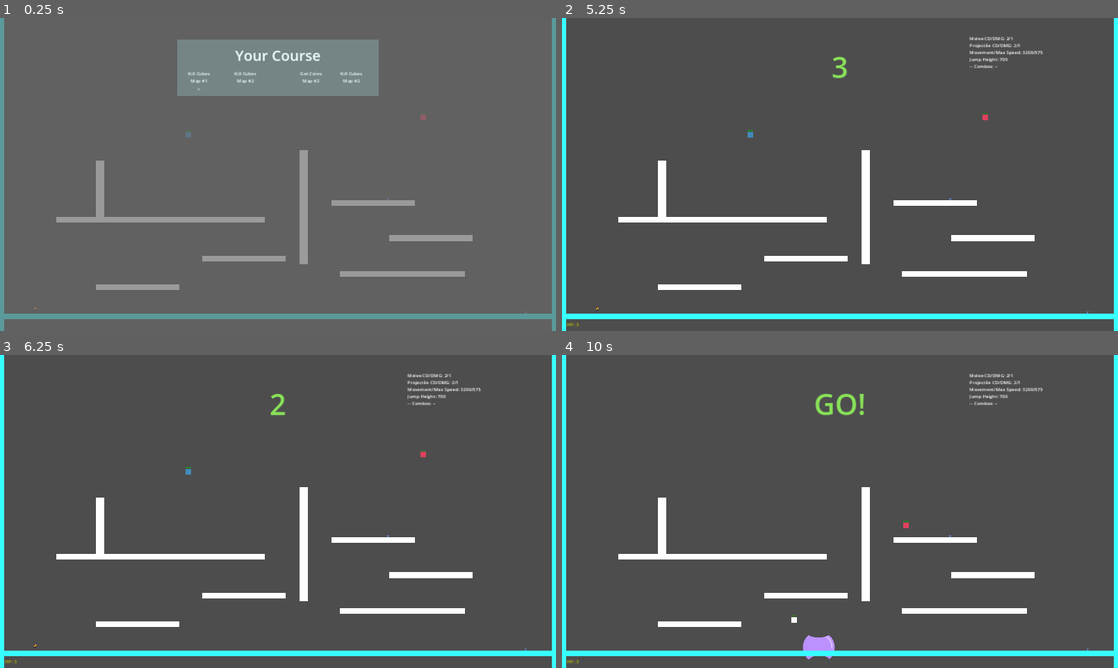
Above: before the commit, frames 1-4 (two rows, left to right).
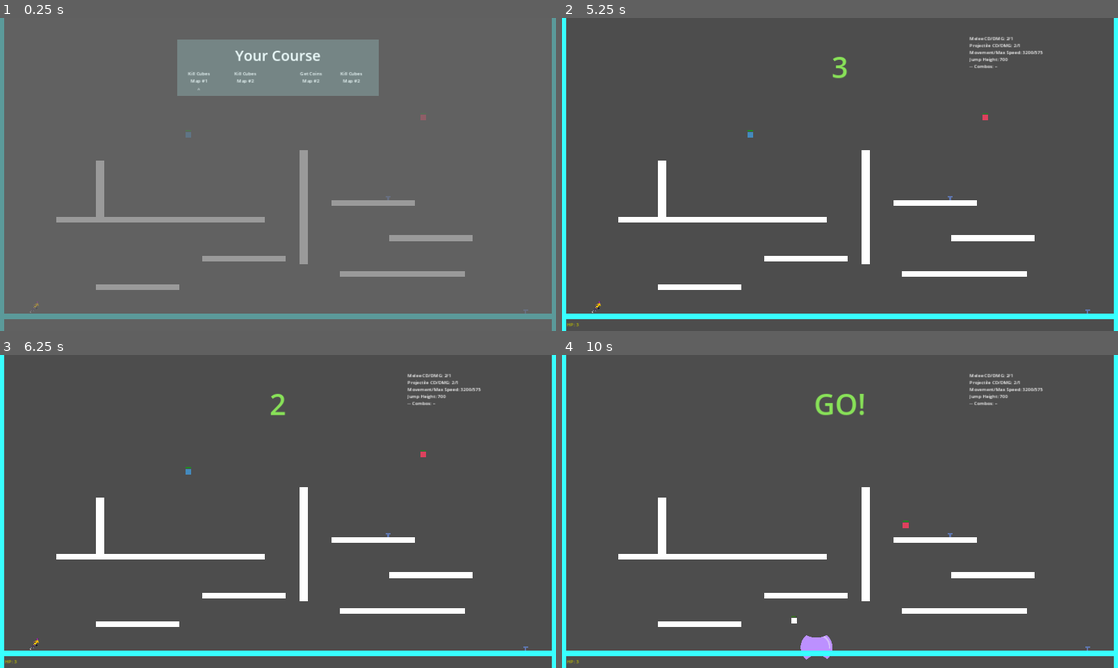
Above: after the commit, the same moments.

Repository: francoislg/broken-roguelike
Game: Godot game, scene res://Scene.tscn
Same seed, same stepped clock (60 frames per second), same inputs: the game is played once before the commit and once after it.
Inputs:
- Up to frame 1 (0.25 s): no input
- Up to frame 2 (5.25 s): tap Enter at 0.5, 2, 3.5 s; hold Right (RIGHT) 0.53-2.03 s; tap Down (FALL) every 0.75 s from 0.6 to 5.1 s; tap Up (JUMP) at 0.77, 1.52, 3.02, 3.77, 4.52 s; tap Space at 1.25, 2.75, 4.25 s; hold A (LEFT) 2.03-2.78 s; hold Right (RIGHT) 2.78-4.28 s; hold A (LEFT) 4.28-5.03 s; hold Right (RIGHT) from 5.03 s (still down)
- Up to frame 3 (6.25 s): release Right (RIGHT) at 5.78 s; hold A (LEFT) from 5.78 s (still down); tap Down (FALL) at 5.85 s; tap Up (JUMP) at 6.02 s
- Up to frame 4 (10 s): tap Down (FALL) every 0.75 s from 6.6 to 9.6 s; tap Up (JUMP) at 6.77, 7.52, 9.02, 9.77 s; release A (LEFT) at 7.28 s; hold Right (RIGHT) 7.28-9.53 s; hold A (LEFT) from 9.53 s (still down)

The runs differ from the first frame. In frame 1, less than 0.1% of the frame differs, in the area x 5-95%, y 56-95%; in frame 2, less than 0.1%; in frame 3, less than 0.1%; in frame 4, 0.1%, in the area x 41-95%, y 52-98%.
Error before the commit: Invalid access of index '2' on a base object of type: 'PackedStringArray'. (res://GlobalState.gd:150)
Error after the commit: Invalid access of index '2' on a base object of type: 'PackedStringArray'. (res://Global/GlobalState.gd:150)

Commit message:
* Generally make items bigger * Add names to timers * Move some files to Global, Character and Debugging * Change default respawn time to 5 sec * Fix window_size input

Diff:
--- a/Player.tscn
+++ b/Character/Player.tscn
@@ -1,6 +1,6 @@
 [gd_scene load_steps=30 format=3 uid="uid://c74ialgxy2ab7"]
 
-[ext_resource type="Script" path="res://PlayerMovement.gd" id="1_gqhlo"]
+[ext_resource type="Script" path="res://Character/PlayerMovement.gd" id="1_gqhlo"]
 [ext_resource type="Texture2D" uid="uid://dvr3jo0ky2jp" path="res://run_animation/run-1.png" id="2_025k3"]
 [ext_resource type="Texture2D" uid="uid://7kprjir7b1oq" path="res://run_animation/run-2.png" id="3_puvk1"]
 [ext_resource type="Texture2D" uid="uid://cfriqed1wvd4l" path="res://run_animation/run-3.png" id="4_wxkpj"]
@@ -11,7 +11,7 @@
 [ext_resource type="Texture2D" uid="uid://bbgin8n10bajl" path="res://run_animation/run-8.png" id="9_nhfmb"]
 [ext_resource type="Script" path="res://Character/CharacterStats.gd" id="10_pmyef"]
 [ext_resource type="Script" path="res://Character/ProjectileSpawner.gd" id="11_jlnt7"]
-[ext_resource type="Script" path="res://DrawSolidCircle.gd" id="12_hk18l"]
+[ext_resource type="Script" path="res://Debuging/DrawSolidCircle.gd" id="12_hk18l"]
 [ext_resource type="Script" path="res://Character/HoldingFlags.gd" id="12_kiobk"]
 [ext_resource type="Texture2D" uid="uid://bwiw8r3rvcy0c" path="res://Character/Shield/frame_00_delay-0.1s.png" id="14_eht8k"]
 [ext_resource type="Texture2D" uid="uid://bl337oiohd2pj" path="res://Character/Shield/frame_01_delay-0.1s.png" id="15_mdubf"]
@@ -26,7 +26,7 @@
 [ext_resource type="Script" path="res://Character/Shield.gd" id="24_myaqt"]
 
 [sub_resource type="RectangleShape2D" id="RectangleShape2D_ywdt0"]
-size = Vector2(19, 23)
+size = Vector2(21.5979, 38.0625)
 
 [sub_resource type="SpriteFrames" id="SpriteFrames_3smmn"]
 animations = [{
@@ -61,10 +61,10 @@
 }]
 
 [sub_resource type="RectangleShape2D" id="RectangleShape2D_hrxyt"]
-size = Vector2(52, 50)
+size = Vector2(33, 51)
 
 [sub_resource type="RectangleShape2D" id="RectangleShape2D_udxmh"]
-size = Vector2(132, 130)
+size = Vector2(170, 168)
 
 [sub_resource type="SpriteFrames" id="SpriteFrames_prma6"]
 animations = [{
@@ -110,12 +110,12 @@
 script = ExtResource("1_gqhlo")
 
 [node name="CollisionShape2D" type="CollisionShape2D" parent="."]
-position = Vector2(-0.0979366, -0.437489)
+position = Vector2(1.20103, -7.96874)
 shape = SubResource("RectangleShape2D_ywdt0")
 
 [node name="AnimatedSprite2D" type="AnimatedSprite2D" parent="."]
-position = Vector2(-0.0979519, -3.9375)
-scale = Vector2(0.419776, 0.419776)
+position = Vector2(2, -15)
+scale = Vector2(0.777985, 0.777985)
 sprite_frames = SubResource("SpriteFrames_3smmn")
 
 [node name="AttackRangeArea" type="Area2D" parent="."]
@@ -123,6 +123,7 @@
 collision_mask = 20
 
 [node name="CollisionShape2D" type="CollisionShape2D" parent="AttackRangeArea"]
+position = Vector2(1.5, -10.5)
 shape = SubResource("RectangleShape2D_hrxyt")
 debug_color = Color(0.635294, 0.52549, 0.133333, 0.419608)
 
@@ -135,12 +136,12 @@
 debug_color = Color(0.690196, 0.458824, 0.541176, 0.419608)
 
 [node name="AttackCooldownBar" type="ProgressBar" parent="."]
-visible = false
-modulate = Color(0, 1, 0, 1)
-offset_left = -10.0
-offset_top = -16.0
-offset_right = 10.0
-offset_bottom = -12.0
+modulate = Color(0.898039, 0.772549, 1, 1)
+offset_left = -24.0
+offset_top = -29.0
+offset_right = -20.0
+offset_bottom = 16.0
+fill_mode = 3
 show_percentage = false
 
 [node name="CharacterStats" type="Node" parent="."]
--- a/PlayerMovement.gd
+++ b/Character/PlayerMovement.gd
@@ -32,21 +32,24 @@
 var receivedDamageFlashing = Timer.new()
 var receivedDamageEndTimer = Timer.new()
 var fallAttackGraceTimer = Timer.new()
+var isAttackingTimer = Timer.new()
 var canAttack = true
 var justUsedFallAttack = false
 var isOnDamageCooldown = false
+var isAttacking = false
 
 var hp := 3
 
 var picked_up_flags: Array[Flag] = []
 
 func _ready():
-	initTimer(movementStoppedTimer, 0.2, false, _on_timer_movement_stopped)
-	initTimer(attackCooldownTimer, playerVariables.meleeCooldown, true, _on_timer_attackcooldown_stopped)
-	initTimer(projectileTimer, playerVariables.projectileCooldown, false, _on_timer_projectile)
-	initTimer(receivedDamageFlashing, 0.1, false, _on_receive_damage_timer)
-	initTimer(receivedDamageEndTimer, 3, false, _on_receive_damage_end_timer)
-	initTimer(fallAttackGraceTimer, 0.5, true, func(): justUsedFallAttack = false)
+	add_child(Timers.initTimer(movementStoppedTimer, "movementStopped", 0.2, _on_timer_movement_stopped))
+	add_child(Timers.initOneShotTimer(attackCooldownTimer, "attackCooldown", playerVariables.meleeCooldown, _on_timer_attackcooldown_stopped))
+	add_child(Timers.initTimer(projectileTimer, "projectile", playerVariables.projectileCooldown, _on_timer_projectile))
+	add_child(Timers.initTimer(receivedDamageFlashing, "receivedDamageFlashing", 0.1, _on_receive_damage_timer))
+	add_child(Timers.initTimer(receivedDamageEndTimer, "receivedDamageEnd", 3, _on_receive_damage_end_timer))
+	add_child(Timers.initOneShotTimer(fallAttackGraceTimer, "fallAttackGrace", 0.5, func(): justUsedFallAttack = false))
+	add_child(Timers.initOneShotTimer(isAttackingTimer, "isAttacking", 0.5, func(): isAttacking = false))
 	projectileTimer.start()
 	emit_signal('player_hit', hp)
 
@@ -174,6 +177,9 @@
 		if enemies.size() > 0:
 			var playerHitDirection = (hit.position - position).normalized()
 			if canAttack:
+				isAttacking = true
+				isAttackingTimer.start()
+
 				canAttack = false
 				attackCooldownBar.show()
 				attackCooldownTimer.wait_time = playerVariables.meleeCooldown
@@ -188,13 +194,14 @@
 
 				stopMovementFor(0.2)
 
+				fallAttackGraceTimer.start()
+			elif not justUsedFallAttack:
+				on_receive_damage(playerHitDirection)
+
+			if isAttacking:
 				for enemy in enemies:
 					var enemyHitDirection = (enemy.position - position).normalized()
 					enemy.receive_damage(enemyHitDirection, playerVariables.meleeDamage)
-
-				fallAttackGraceTimer.start()
-			elif not justUsedFallAttack:
-				on_receive_damage(playerHitDirection)
 
 func on_receive_damage(hitDirection: Vector2):
 	isOnDamageCooldown = true
@@ -251,9 +258,3 @@
 
 func on_spring():
 	velocity.y = -playerVariables.jumpHeight * 2
-
-func initTimer(newTimer: Timer, waitTime: float, isOneShot: bool, onTimerEndFunction: Callable):
-	add_child(newTimer)
-	newTimer.wait_time = waitTime
-	newTimer.one_shot = isOneShot
-	newTimer.connect("timeout", onTimerEndFunction)
--- a/Character/Projectile.tscn
+++ b/Character/Projectile.tscn
@@ -1,7 +1,7 @@
 [gd_scene load_steps=6 format=3 uid="uid://dkp04mdqk7joh"]
 
 [ext_resource type="Script" path="res://Character/Projectile.gd" id="1_w6n2x"]
-[ext_resource type="Script" path="res://DrawSolidCircle.gd" id="2_qbjji"]
+[ext_resource type="Script" path="res://Debuging/DrawSolidCircle.gd" id="2_qbjji"]
 
 [sub_resource type="CircleShape2D" id="CircleShape2D_stc0n"]
 
@@ -20,10 +20,12 @@
 script = ExtResource("1_w6n2x")
 
 [node name="Circle" type="CollisionShape2D" parent="."]
+scale = Vector2(1, 0.5)
 shape = SubResource("CircleShape2D_stc0n")
 debug_color = Color(0.827451, 0.317647, 0.619608, 0.419608)
 script = ExtResource("2_qbjji")
 radius = 5.0
+color = Color(0.678431, 1, 0.184314, 1)
 
 [node name="AttackRangeArea" type="Area2D" parent="."]
 collision_layer = 8
--- a/Enemies/BaseEnemy.gd
+++ b/Enemies/BaseEnemy.gd
@@ -11,7 +11,7 @@
 @export var initialHp: float = 5
 
 @export_subgroup("Respawn")
-@export_range(0, 10, 0.1) var timeToRespawnInSec: float
+@export_range(0, 10, 0.1) var timeToRespawnInSec: float = 5
 @export var numberOfRespawns: int = -1
 @export var respawner: Node2D
 
@@ -39,11 +39,10 @@
 	collisionTimer.connect("timeout", _on_timer_collision_refresh)
 
 	if timeToRespawnInSec > 0:
-		add_child(respawnTimer)
 		respawnTimer.one_shot = true
 		respawnTimer.wait_time = timeToRespawnInSec;
 		respawnTimer.connect("timeout", respawn)
-		respawnTimer.process_mode = Node.PROCESS_MODE_ALWAYS
+		add_child(respawnTimer)
 
 func _process(_delta):
 	pass
@@ -76,9 +75,7 @@
 	else:
 		if remainingRespawns > 0:
 			remainingRespawns -= 1
-		visible = false
-		previousProcessMode = process_mode
-		process_mode = Node.PROCESS_MODE_DISABLED
+		disable()
 		if timeToRespawnInSec > 0:
 			respawnTimer.start()
 
@@ -87,8 +84,17 @@
 	velocity = Vector2.ZERO
 	hp = initialHp
 	update_progress_bar()
+	enable()
+
+func disable():
+	visible = false
+	set_collision_layer_value(3, false)
+	set_collision_mask_value(2, false)
+
+func enable():
 	visible = true
-	process_mode = previousProcessMode
+	set_collision_layer_value(3, true)
+	set_collision_mask_value(2, true)
 
 func _on_timer_collision_refresh():
 	#set_collision_mask_value(3, true)
--- a/Enemies/BasicDashingEnemy.tscn
+++ b/Enemies/BasicDashingEnemy.tscn
@@ -1,7 +1,7 @@
 [gd_scene load_steps=5 format=3 uid="uid://cfr7r3stmxy5q"]
 
 [ext_resource type="Script" path="res://Enemies/DashingEnemy.gd" id="1_m3421"]
-[ext_resource type="Script" path="res://DrawSolidCollision.gd" id="2_wpgwr"]
+[ext_resource type="Script" path="res://Debuging/DrawSolidCollision.gd" id="2_wpgwr"]
 [ext_resource type="PackedScene" uid="uid://be7ooiqeib5wb" path="res://Enemies/Debug/RespawnLine.tscn" id="3_mthfv"]
 
 [sub_resource type="RectangleShape2D" id="RectangleShape2D_qays3"]
--- a/Enemies/BasicFollowingEnemy.tscn
+++ b/Enemies/BasicFollowingEnemy.tscn
@@ -1,7 +1,7 @@
 [gd_scene load_steps=5 format=3 uid="uid://kpvuqsv3l53p"]
 
 [ext_resource type="Script" path="res://Enemies/FollowingEnemy.gd" id="1_vqfp6"]
-[ext_resource type="Script" path="res://DrawSolidCollision.gd" id="2_sqqvf"]
+[ext_resource type="Script" path="res://Debuging/DrawSolidCollision.gd" id="2_sqqvf"]
 [ext_resource type="PackedScene" uid="uid://be7ooiqeib5wb" path="res://Enemies/Debug/RespawnLine.tscn" id="3_kdmsm"]
 
 [sub_resource type="RectangleShape2D" id="RectangleShape2D_qays3"]
--- a/Enemies/BasicLeapingEnemy.tscn
+++ b/Enemies/BasicLeapingEnemy.tscn
@@ -1,7 +1,7 @@
 [gd_scene load_steps=5 format=3 uid="uid://dklsjrx6aa5bq"]
 
 [ext_resource type="Script" path="res://Enemies/LeapingEnemy.gd" id="1_sci0c"]
-[ext_resource type="Script" path="res://DrawSolidCollision.gd" id="2_5jt4m"]
+[ext_resource type="Script" path="res://Debuging/DrawSolidCollision.gd" id="2_5jt4m"]
 [ext_resource type="PackedScene" uid="uid://be7ooiqeib5wb" path="res://Enemies/Debug/RespawnLine.tscn" id="3_gx3eu"]
 
 [sub_resource type="RectangleShape2D" id="RectangleShape2D_qays3"]
--- a/Enemies/DashingEnemy.gd
+++ b/Enemies/DashingEnemy.gd
@@ -23,6 +23,7 @@
 
 func _ready():
 	super()
+	modeTimer.name = 'modeTimer'
 	modeTimer.one_shot = true
 	modeTimer.wait_time = 1
 	modeTimer.connect("timeout", nextMode)
--- a/GlobalState.gd
+++ b/Global/GlobalState.gd
@@ -87,7 +87,6 @@
 	state[States.SCREEN_REFRESH_RATE] = DisplayServer.screen_get_refresh_rate()
 	state[States.NUMBER_OF_DRIVES] = DirAccess.get_drive_count()
 	state[States.NUMBER_OF_CONTROLLERS] = Input.get_connected_joypads().size()
-	updateWindowPixels()
 
 	await dispose_threads(threads)
 
@@ -99,6 +98,7 @@
 	updateClock()
 	state[States.FPS] = Engine.get_frames_per_second()
 	state[States.ELAPSED_TIME] = round(Time.get_unix_time_from_system() - startTime)
+	updateWindowPixels()
 
 	await dispose_threads(threads)
 
@@ -108,7 +108,7 @@
 	call_deferred('emit_signal', 'state_updated')
 
 func updateWindowPixels():
-	var size = DisplayServer.window_get_max_size();
+	var size = DisplayServer.window_get_size();
 	state[States.WINDOW_PIXELS] = size.x * size.y;
 
 func updateInternetSpeed():
--- /dev/null
+++ b/Global/Timers.gd
@@ -0,0 +1,11 @@
+extends Node
+
+func initTimer(newTimer: Timer, timerName: String, waitTime: float, onTimerEndFunction: Callable):
+	newTimer.name = timerName
+	newTimer.wait_time = waitTime
+	newTimer.connect("timeout", onTimerEndFunction)
+	return newTimer
+
+func initOneShotTimer(newTimer: Timer, timerName: String, waitTime: float, onTimerEndFunction: Callable):
+	newTimer.one_shot = true
+	return initTimer(newTimer, timerName, waitTime, onTimerEndFunction)
--- a/HitDetection.gd
+++ /dev/null
@@ -1,12 +0,0 @@
-extends Node
-
-signal hit
-
-# Called when the node enters the scene tree for the first time.
-func _ready():
-	pass # Replace with function body.
-
-
-# Called every frame. 'delta' is the elapsed time since the previous frame.
-func _process(delta):
-	pass
--- a/Scene.tscn
+++ b/Scene.tscn
@@ -1,8 +1,8 @@
 [gd_scene load_steps=13 format=3 uid="uid://6uiqgf5rqvoe"]
 
-[ext_resource type="Script" path="res://DebugGameVariables.gd" id="1_pwqor"]
-[ext_resource type="PackedScene" uid="uid://c74ialgxy2ab7" path="res://Player.tscn" id="2_aembg"]
-[ext_resource type="Script" path="res://BindCameraToStageBounds.gd" id="4_l88su"]
+[ext_resource type="Script" path="res://Debuging/DebugGameVariables.gd" id="1_5hb26"]
+[ext_resource type="PackedScene" uid="uid://c74ialgxy2ab7" path="res://Character/Player.tscn" id="2_aembg"]
+[ext_resource type="Script" path="res://Character/BindCameraToStageBounds.gd" id="3_0an0f"]
 [ext_resource type="Script" path="res://Scenes/StagesManager.gd" id="5_kj1ve"]
 [ext_resource type="PackedScene" uid="uid://o58dvho4eff1" path="res://UI/Course.tscn" id="6_5onm0"]
 [ext_resource type="Script" path="res://UI/Countdown.gd" id="6_hmbah"]
@@ -22,7 +22,7 @@
 offset_right = 405.0
 offset_bottom = 634.0
 text = "Allo"
-script = ExtResource("1_pwqor")
+script = ExtResource("1_5hb26")
 
 [node name="Character" parent="." instance=ExtResource("2_aembg")]
 unique_name_in_owner = true
@@ -34,7 +34,7 @@
 limit_left = 0
 limit_top = 0
 position_smoothing_enabled = true
-script = ExtResource("4_l88su")
+script = ExtResource("3_0an0f")
 
 [node name="UI Stuff" type="CanvasLayer" parent="."]
 process_mode = 3
--- a/Stages/Area.tscn
+++ b/Stages/Area.tscn
@@ -1,7 +1,7 @@
 [gd_scene load_steps=3 format=3 uid="uid://daxnvwii14dnn"]
 
 [ext_resource type="Script" path="res://Stages/Area.gd" id="1_xkro6"]
-[ext_resource type="Script" path="res://DrawSolidCollision.gd" id="2_2dqdh"]
+[ext_resource type="Script" path="res://Debuging/DrawSolidCollision.gd" id="2_2dqdh"]
 
 [node name="Area" type="Area2D"]
 collision_layer = 16
--- a/Stages/BaseStage.tscn
+++ b/Stages/BaseStage.tscn
@@ -6,7 +6,7 @@
 [ext_resource type="Script" path="res://Stages/Behaviors/CaptureTheFlagStage.gd" id="4_h05u1"]
 [ext_resource type="Script" path="res://Stages/Behaviors/AreaControlStage.gd" id="5_cnf2b"]
 [ext_resource type="Script" path="res://Stages/FlagDestination.gd" id="6_sh677"]
-[ext_resource type="Script" path="res://DrawSolidCircle.gd" id="7_6cwpu"]
+[ext_resource type="Script" path="res://Debuging/DrawSolidCircle.gd" id="7_6cwpu"]
 [ext_resource type="PackedScene" uid="uid://dn0ma3hk1naix" path="res://Stages/Floor.tscn" id="8_6n6he"]
 [ext_resource type="PackedScene" uid="uid://bdk261jttat2w" path="res://Stages/Wall.tscn" id="9_u8ty2"]
 
--- a/Stages/Coin.tscn
+++ b/Stages/Coin.tscn
@@ -1,7 +1,7 @@
 [gd_scene load_steps=4 format=3 uid="uid://o3v3wdg0q66m"]
 
 [ext_resource type="Script" path="res://Stages/Coin.gd" id="1_j16bd"]
-[ext_resource type="Script" path="res://DrawSolidCircle.gd" id="2_xhxxv"]
+[ext_resource type="Script" path="res://Debuging/DrawSolidCircle.gd" id="2_46le3"]
 
 [sub_resource type="CircleShape2D" id="CircleShape2D_et5ss"]
 radius = 11.39
@@ -14,6 +14,6 @@
 [node name="CollisionShape2D" type="CollisionShape2D" parent="."]
 shape = SubResource("CircleShape2D_et5ss")
 debug_color = Color(0, 0.6, 0.701961, 0.419608)
-script = ExtResource("2_xhxxv")
+script = ExtResource("2_46le3")
 radius = 5.0
 color = Color(0.905882, 0.929412, 0.313726, 1)
--- a/Stages/Flag.tscn
+++ b/Stages/Flag.tscn
@@ -1,7 +1,7 @@
 [gd_scene load_steps=4 format=3 uid="uid://dlxru70euhnqr"]
 
 [ext_resource type="Script" path="res://Stages/Flag.gd" id="1_4a2ic"]
-[ext_resource type="Script" path="res://DrawSolidCircle.gd" id="2_i23er"]
+[ext_resource type="Script" path="res://Debuging/DrawSolidCircle.gd" id="2_i23er"]
 
 [sub_resource type="CircleShape2D" id="CircleShape2D_cw7uj"]
 
--- a/Stages/Floor.tscn
+++ b/Stages/Floor.tscn
@@ -1,7 +1,7 @@
 [gd_scene load_steps=4 format=3 uid="uid://dn0ma3hk1naix"]
 
 [ext_resource type="Script" path="res://Stages/FloorOrWall.gd" id="1_nyltn"]
-[ext_resource type="Script" path="res://DrawSolidCollision.gd" id="2_itkgk"]
+[ext_resource type="Script" path="res://Debuging/DrawSolidCollision.gd" id="2_itkgk"]
 
 [sub_resource type="RectangleShape2D" id="RectangleShape2D_hmdp8"]
 resource_local_to_scene = true
--- a/Stages/Props/Spring.tscn
+++ b/Stages/Props/Spring.tscn
@@ -3,7 +3,7 @@
 [ext_resource type="Script" path="res://Stages/Props/Spring.gd" id="1_cq3wl"]
 
 [sub_resource type="RectangleShape2D" id="RectangleShape2D_kc0l3"]
-size = Vector2(10, 9)
+size = Vector2(10, 15)
 
 [node name="Spring" type="StaticBody2D"]
 collision_layer = 16
@@ -11,18 +11,19 @@
 script = ExtResource("1_cq3wl")
 
 [node name="CollisionShape2D" type="CollisionShape2D" parent="."]
-position = Vector2(0, 0.5)
+position = Vector2(0, -2.5)
 shape = SubResource("RectangleShape2D_kc0l3")
 
 [node name="ColorRect" type="ColorRect" parent="."]
 offset_left = -3.0
-offset_top = -2.0
+offset_top = -6.0
 offset_right = 3.0
 offset_bottom = 5.0
 color = Color(0.372549, 0.466667, 0.694118, 1)
 
 [node name="ColorRect2" type="ColorRect" parent="."]
-offset_left = -4.0
-offset_top = -3.0
-offset_right = 4.0
+offset_left = -8.0
+offset_top = -10.0
+offset_right = 8.0
+offset_bottom = -4.0
 color = Color(0.372549, 0.466667, 0.694118, 1)
--- a/Stages/Stage1.tscn
+++ b/Stages/Stage1.tscn
@@ -84,18 +84,15 @@
 position = Vector2(822, 1402)
 stage_layer = 5
 initialHp = 1.0
-timeToRespawnInSec = 1.0
 respawner = NodePath("../../Respawners/Respawn1")
 
 [node name="DashingEnemy" parent="Enemies" index="1" node_paths=PackedStringArray("respawner") instance=ExtResource("4_33yct")]
 position = Vector2(650, 873)
-timeToRespawnInSec = 1.0
 respawner = NodePath("../../Respawners/Respawn1")
 
 [node name="FollowingEnemy2" parent="Enemies" index="2" node_paths=PackedStringArray("respawner") instance=ExtResource("5_4neuv")]
 position = Vector2(1462, 814)
 stage_layer = 6
-timeToRespawnInSec = 1.0
 respawner = NodePath("../../Respawners/Respawn1")
 
 [node name="Coin" parent="Coins" index="0" instance=ExtResource("6_dajti")]
--- a/Stages/Stage2.tscn
+++ b/Stages/Stage2.tscn
@@ -97,18 +97,15 @@
 position = Vector2(307, 520)
 stage_layer = 5
 initialHp = 1.0
-timeToRespawnInSec = 1.0
 respawner = NodePath("../../Respawners/Respawn1")
 
 [node name="DashingEnemy" parent="Enemies" index="1" node_paths=PackedStringArray("respawner") instance=ExtResource("6_rk5os")]
 position = Vector2(1336, 302)
-timeToRespawnInSec = 1.0
 respawner = NodePath("../../Respawners/Respawn1")
 
 [node name="FollowingEnemy2" parent="Enemies" index="2" node_paths=PackedStringArray("respawner") instance=ExtResource("5_vs1ij")]
 position = Vector2(1593, 639)
 stage_layer = 6
-timeToRespawnInSec = 1.0
 respawner = NodePath("../../Respawners/Respawn2")
 
 [node name="Coin" parent="Coins" index="0" instance=ExtResource("7_cmi13")]
--- a/Stages/Wall.tscn
+++ b/Stages/Wall.tscn
@@ -1,6 +1,6 @@
 [gd_scene load_steps=4 format=3 uid="uid://bdk261jttat2w"]
 
-[ext_resource type="Script" path="res://DrawSolidCollision.gd" id="1_6l1ct"]
+[ext_resource type="Script" path="res://Debuging/DrawSolidCollision.gd" id="1_6l1ct"]
 [ext_resource type="Script" path="res://Stages/FloorOrWall.gd" id="1_62tkt"]
 
 [sub_resource type="RectangleShape2D" id="RectangleShape2D_1ga0c"]
--- a/UI/CourseStage.tscn
+++ b/UI/CourseStage.tscn
@@ -37,7 +37,7 @@
 offset_bottom = 1.0
 grow_horizontal = 2
 grow_vertical = 2
-text = "AreaControl"
+text = "Area Control"
 horizontal_alignment = 1
 
 [node name="Selected" type="Label" parent="."]
--- a/project.godot
+++ b/project.godot
@@ -17,9 +17,10 @@
 
 [autoload]
 
-GlobalState="*res://GlobalState.gd"
-UnitConverter="*res://unit_converter.gd"
+GlobalState="*res://Global/GlobalState.gd"
+UnitConverter="*res://Global/unit_converter.gd"
 Combos="*res://Combos/Combos.gd"
+Timers="*res://Global/Timers.gd"
 
 [display]
 
Renamed: BindCameraToStageBounds.gd -> Character/BindCameraToStageBounds.gd
Renamed: DebugGameVariables.gd -> Debuging/DebugGameVariables.gd
Renamed: DrawSolidCircle.gd -> Debuging/DrawSolidCircle.gd
Renamed: DrawSolidCollision.gd -> Debuging/DrawSolidCollision.gd
Renamed: unit_converter.gd -> Global/unit_converter.gd
